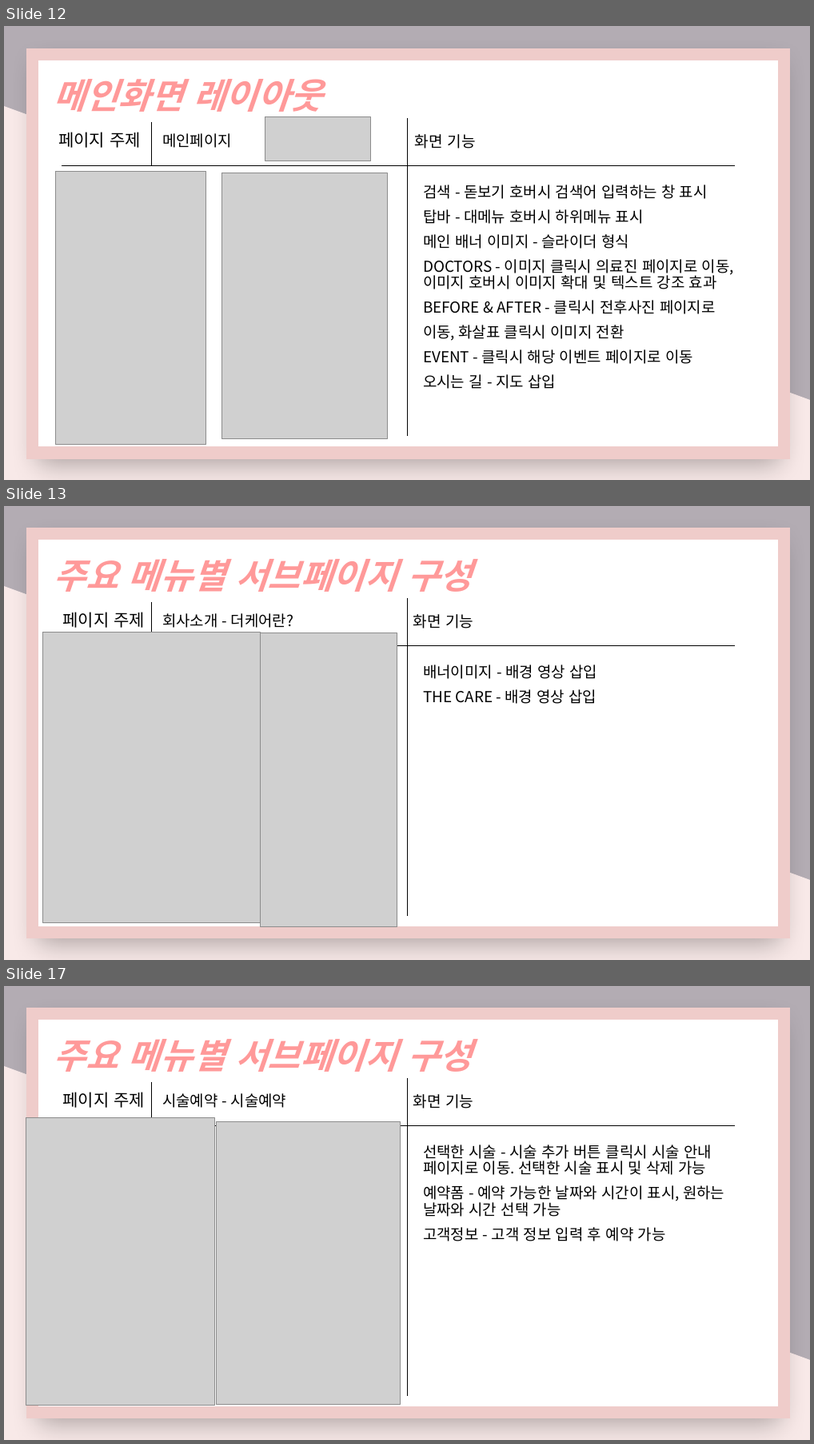
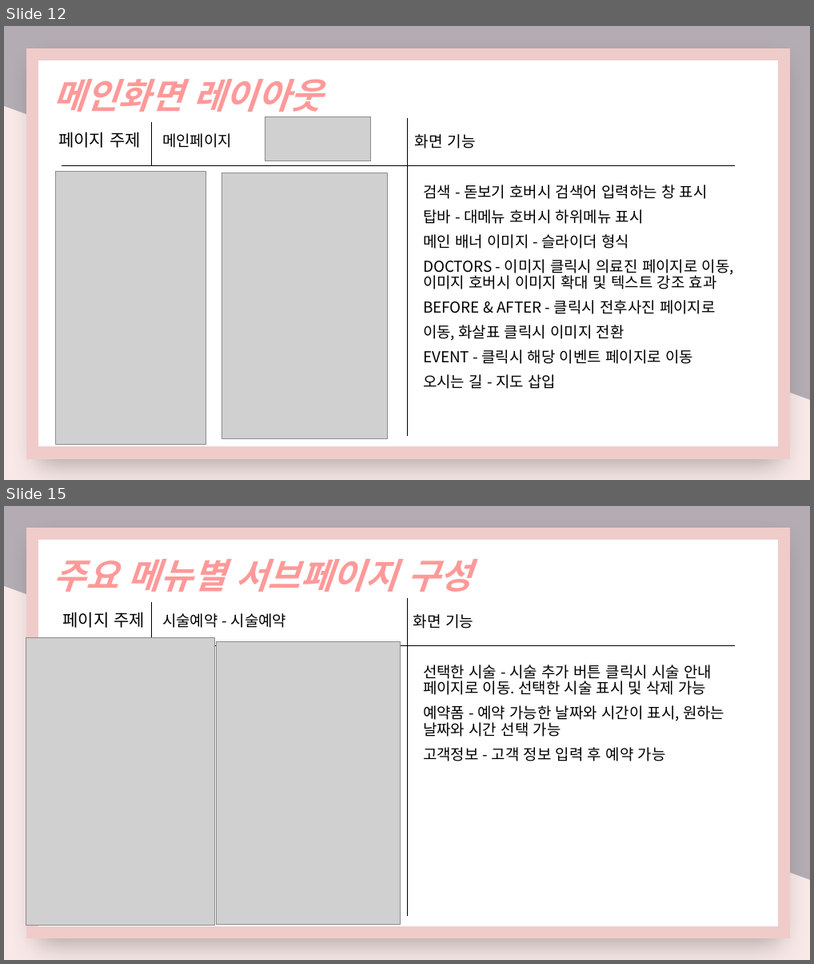
Before and after one commit to nimi2838/thecare, a slide deck: 졸작 기획서.pptx. Shown one above the other, each under a label of ours: slides 12, 13 and 17 before the commit, slides 12 and 15 after it; the slides between them are not shown. The pictures are 814x1444 and 814x964 pixels, drawn with LibreOffice and Linux fonts; fonts in the diff are those of the drawing; grey boxes stand for pictures. Boxes give left, top, right and bottom in pixels: in the first picture for what was removed or moved away, otherwise in the second. Text is boxed around its words. In the diff, an @@ line names an element or a change of style, - is before the commit and + after.

```diff
--- a/졸작 기획서.pptx
+++ b/졸작 기획서.pptx
@@ slide 13 removed at (4, 506, 810, 960), background gradient #B3ACB3 to #F8E9E8 @@
@@ rectangle removed at (33, 534, 785, 932) @@
@@ text removed at (53, 559, 472, 599) @@
-주요 메뉴별 서브페이지 구성
@@ line removed from (407, 598) to (407, 916) @@
@@ text removed at (63, 612, 146, 628) @@
-페이지 주제
@@ line removed from (152, 602) to (152, 646) @@
@@ text removed at (162, 613, 294, 628) @@
-회사소개 - 더케어란?
@@ text removed at (414, 614, 474, 628) @@
-화면 기능
@@ picture removed at (42, 632, 261, 922) @@
@@ line removed from (62, 646) to (735, 646) @@
@@ picture removed at (261, 633, 398, 927) @@
@@ text removed at (423, 664, 598, 704) @@
-배너이미지 - 배경 영상 삽입
-THE CARE - 배경 영상 삽입
@@ what was slide 17 is now slide 15 @@
```
Also in this commit, not shown: 8 slides changed, 1 other slide removed, 1 other file.
